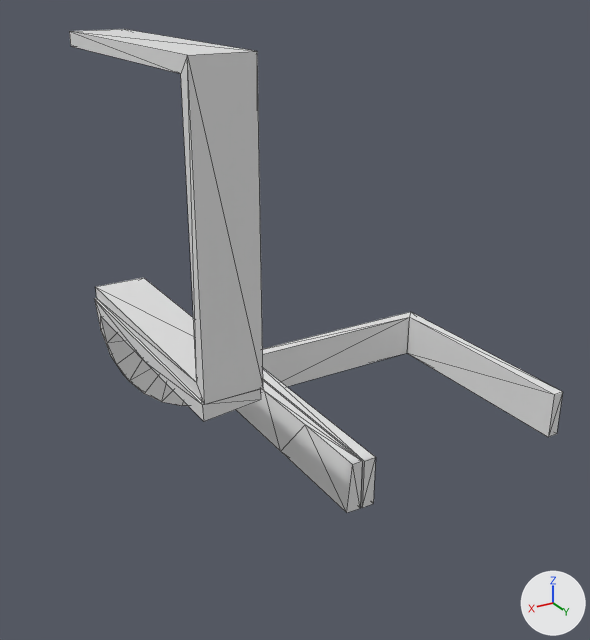
An edit to the OBJ model data/bmc/SET_4W2C/t_335.obj, drawn before and after from the same camera.
Before and after are seen from a camera (50 mm lens) standing at (0.739, 0.994, 0.6) and looking at (-0.002, -0.24, -0.017). The lights are fixed; the arrows at lower right show +X, +Y and +Z. Mesh edges are drawn as thin lines. Where no turn or scale is listed for an object, it has been applied to the vertices.

The older version as bpy lines, for what is in view:
```python
me_t_335 = bpy.data.meshes.new('t_335')
me_t_335.from_pydata(...)  # 76 vertices, 140 faces; spans x -0.5..0.304, y -0.5..0.0, z -0.3..0.5
ob_t_335 = bpy.data.objects.new('t_335', me_t_335)
ob_t_335.location = (0.0, 0.0, 0.0)
```
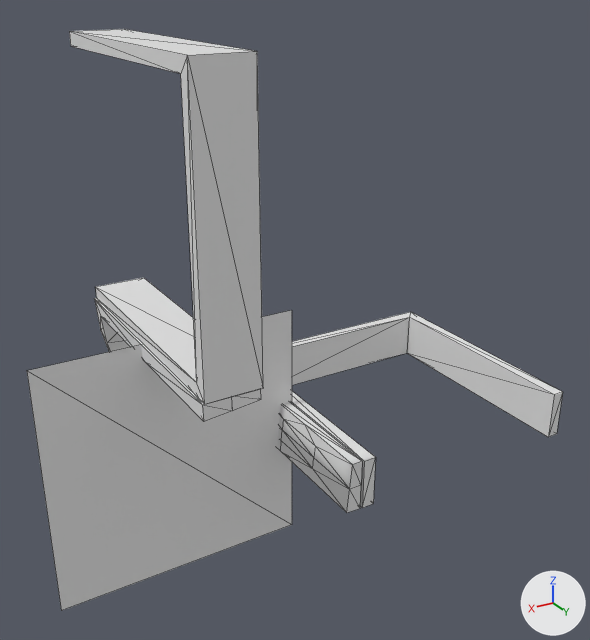
Pixel boxes [x1, y1, x2, y2] of what changed, in the pictures (590 x 640 px):
't_335', reshaped (8% wider, 20% taller)
    before: [69, 29, 563, 513]
    after: [27, 29, 563, 611]
part 1 of me_t_335, built on
    before: [95, 298, 362, 513]
    after: [27, 298, 362, 611]

The change in detail:
me_t_335 is used by ob_t_335; location (0.0, 0.0, 0.0).
me_t_335 had 76 vertices, 140 faces and spanned x -0.5..0.304, y -0.5..0.0, z -0.3..0.5.
me_t_335 now has 108 vertices, 198 faces and spans x -0.5..0.5, y -0.5..0.0, z -0.5..0.5.
Part 1, on me_t_335:
20 faces are deleted.
26 vertices are added at x 0.0..0.5, y -0.25..0.0, z -0.5..0.001.
6 new vertices lie (0.0, 0.125, 0.0) away from vertices in x 0.004..0.279, y -0.25, z -0.274..0.001.
78 new faces join them.
